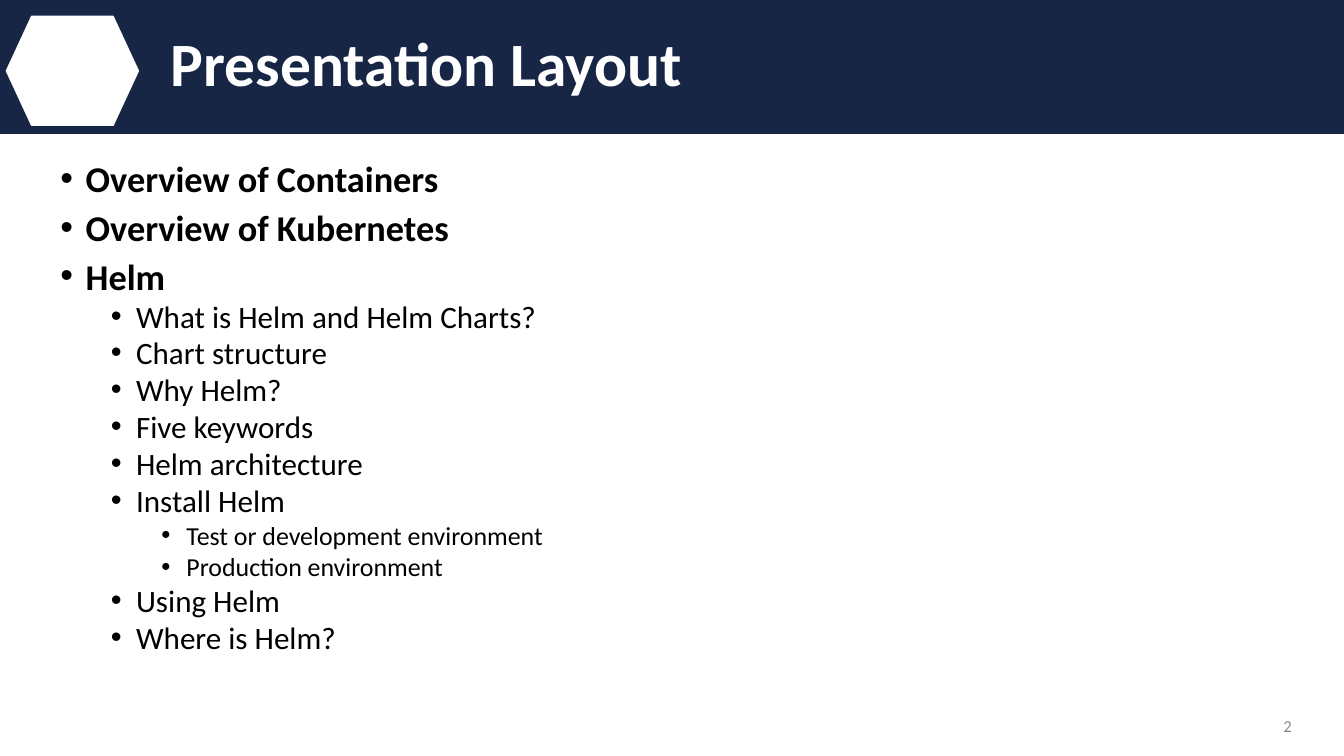
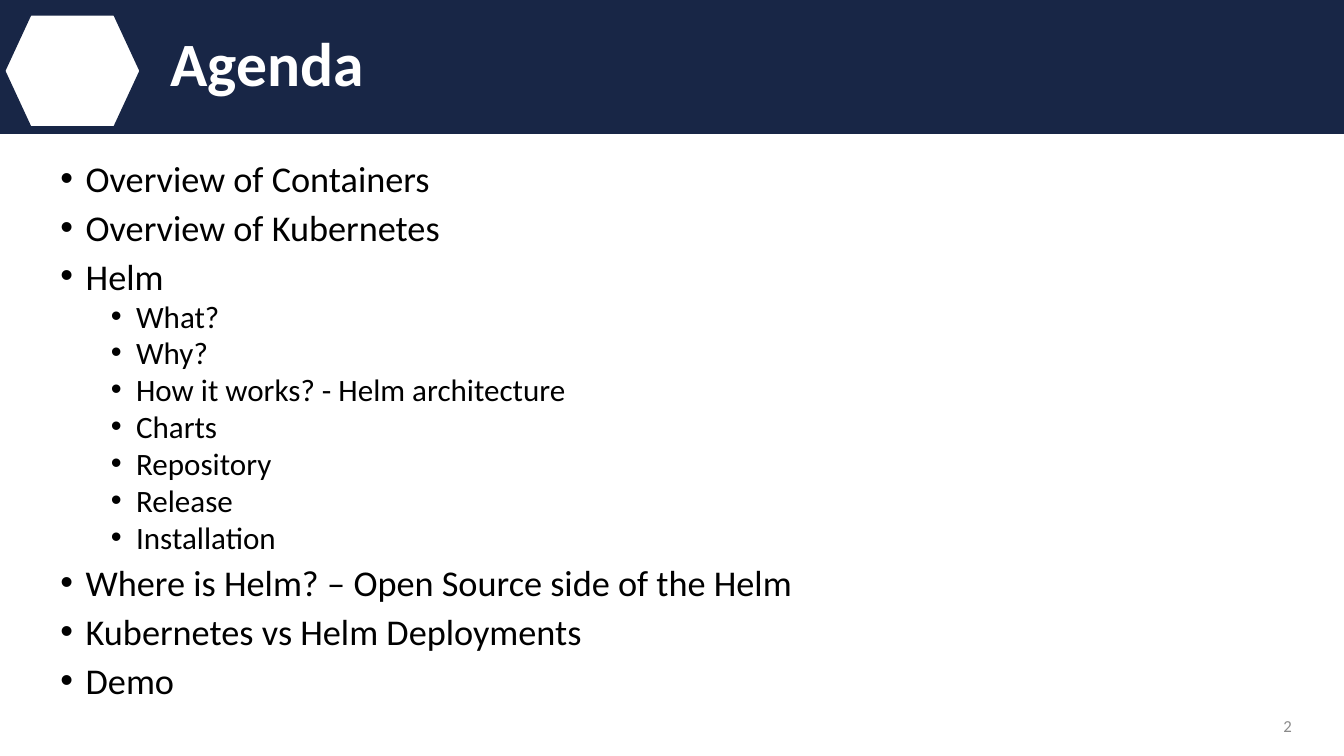
Before and after one commit to IBM/helm101, a slide deck: slide 2 of presentation/Helm.pptx. Drawn at 1344x756 pixels with LibreOffice and Linux fonts; fonts in the diff are those of the drawing; background and template pictures are left out. Boxes give left, top, right and bottom in pixels: in the first picture for what was removed or moved away, otherwise in the second. Text is boxed around its words. In the diff, an @@ line names an element or a change of style, - is before the commit and + after.

```diff
--- a/presentation/Helm.pptx
+++ b/presentation/Helm.pptx
@@ title at (171,42,364,97): text changed @@
-Presentation Layout
+Agenda
@@ text at (86,167,440,291): bold off in "Overview of Containers", "Overview of Kubernetes", "Helm" @@
@@ text at (86,306,792,695): text changed @@
-  • What is Helm and Helm Charts?
-  • Chart structure
-  • Why Helm?
-  • Five keywords
-  • Helm architecture
-  • Install Helm
-    • Test or development environment
-    • Production environment
-  • Using Helm
-  • Where is Helm?
+  • What?
+  • Why?
+  • How it works? - Helm architecture
+  • Charts
+  • Repository
+  • Release
+  • Installation
+• Where is Helm? – Open Source side of the Helm
+• Kubernetes vs Helm Deployments
+• Demo
```
Also in this commit, not shown: 15 other slides changed, 11 slides added, 2 slides removed.
